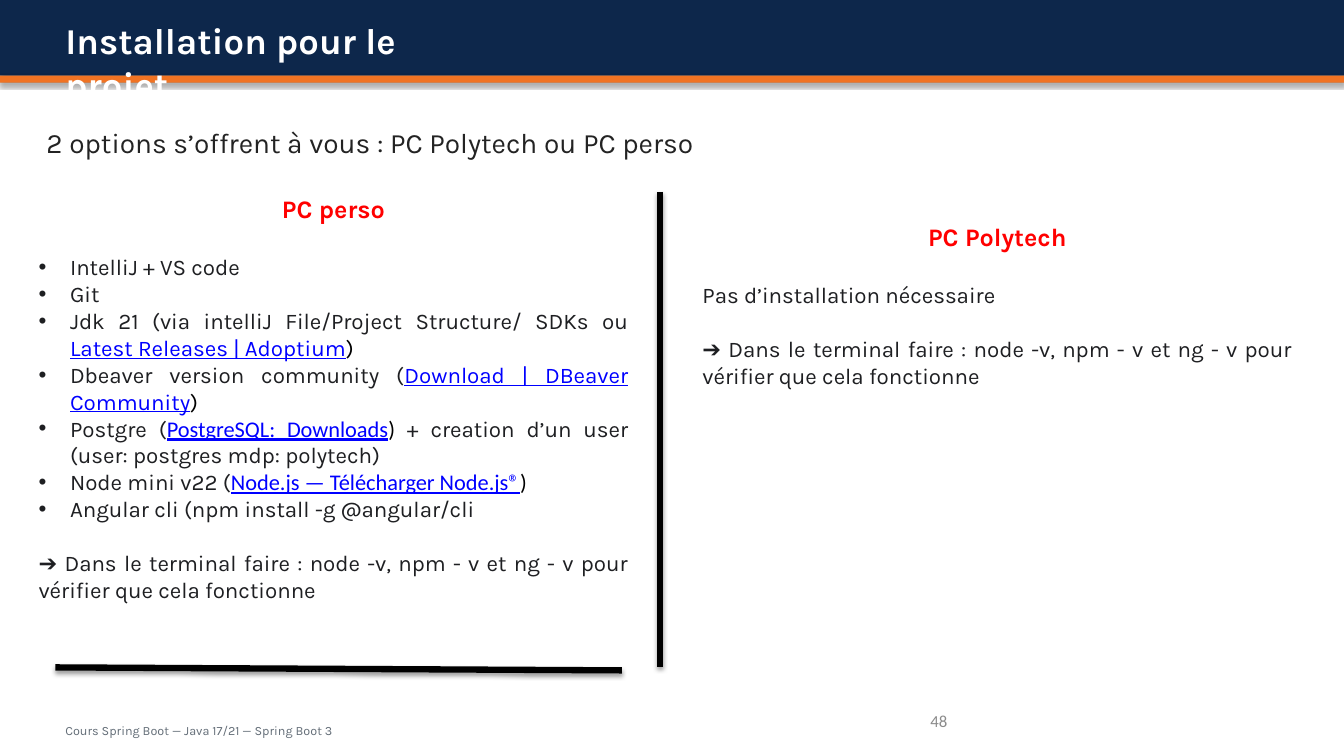
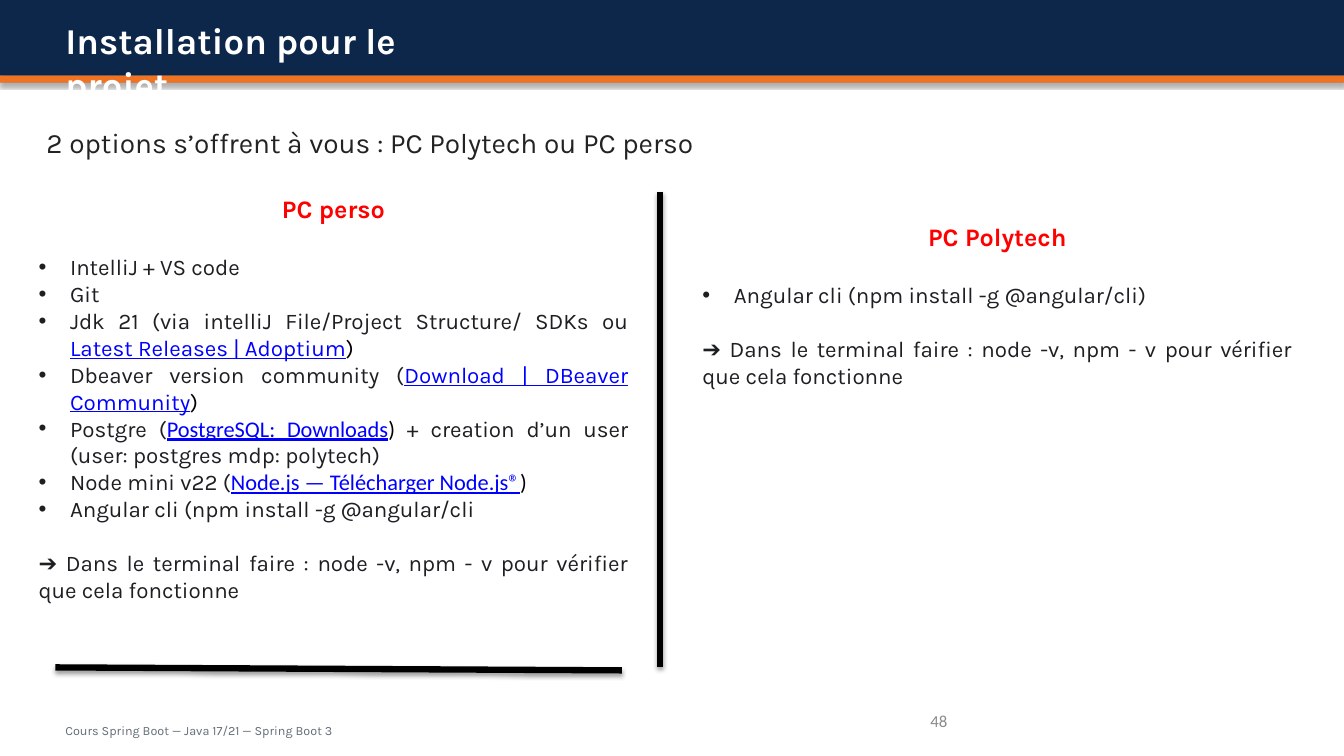
Before and after one commit to Estellemonv/cours_java, a slide deck: slide 48 of Cours_Spring_Boot.pptx. Drawn at 1344x756 pixels with LibreOffice and Linux fonts; fonts in the diff are those of the drawing. Boxes give left, top, right and bottom in pixels: in the first picture for what was removed or moved away, otherwise in the second. Text is boxed around its words. In the diff, an @@ line names an element or a change of style, - is before the commit and + after.

```diff
--- a/Cours_Spring_Boot.pptx
+++ b/Cours_Spring_Boot.pptx
@@ text at box(702, 286, 1291, 390): text changed @@
-Pas d’installation nécessaire
-➔ Dans le terminal faire : node -v, npm - v et ng - v pour vérifier que cela fonctionne
+• Angular cli (npm install -g @angular/cli)
+➔ Dans le terminal faire : node -v, npm - v pour vérifier que cela fonctionne
@@ text at box(39, 554, 627, 604): text changed @@
-➔ Dans le terminal faire : node -v, npm - v et ng - v pour vérifier que cela fonctionne
+➔ Dans le terminal faire : node -v, npm - v pour vérifier que cela fonctionne
```
Also in this commit, not shown: 3 other slides changed, 1 slide added.
